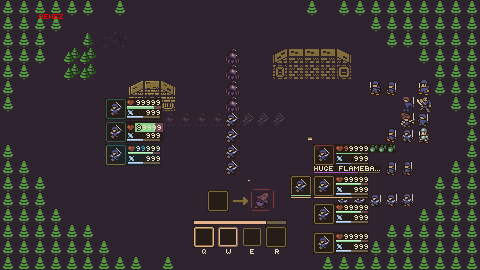
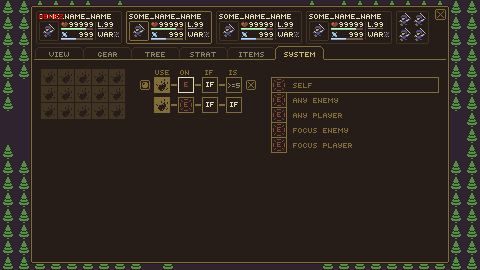
Layered file, before and after one edit (480 × 270). Changes by layer:
showed group "menusmall" (38 layers) over (30, 5, 450, 264)
showed group "skills" (1st of 2, in "ui" › "menusmall") (5 layers) over (30, 60, 450, 264)
added layer "grid?" in group "skills" over (140, 70, 439, 153)
added layer "skills" (2nd of 2, in "ui" › "menusmall" › "skills") in group "skills" over (41, 69, 125, 119)
hid group "battle" (4 layers) over (105, 49, 396, 254)
